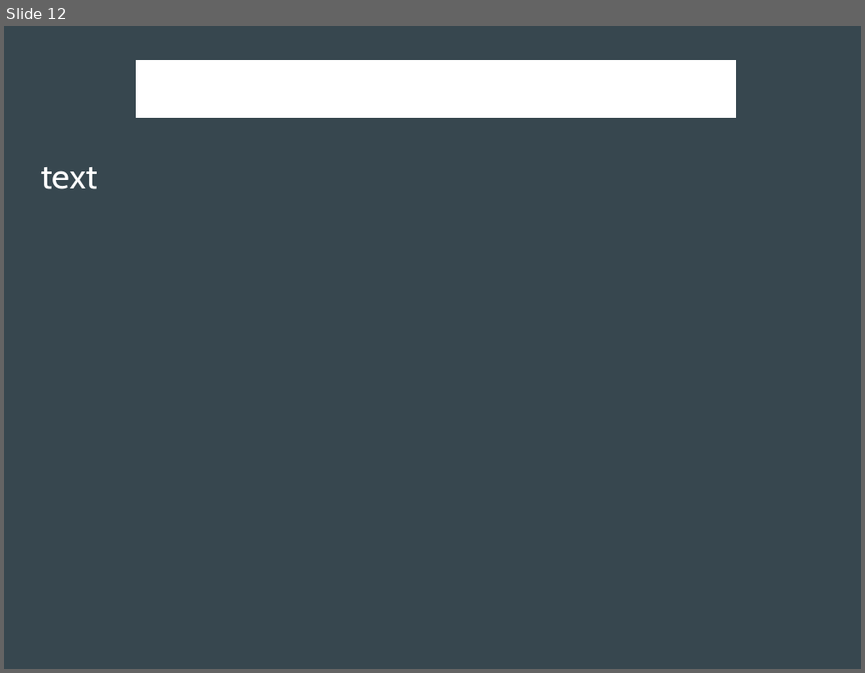
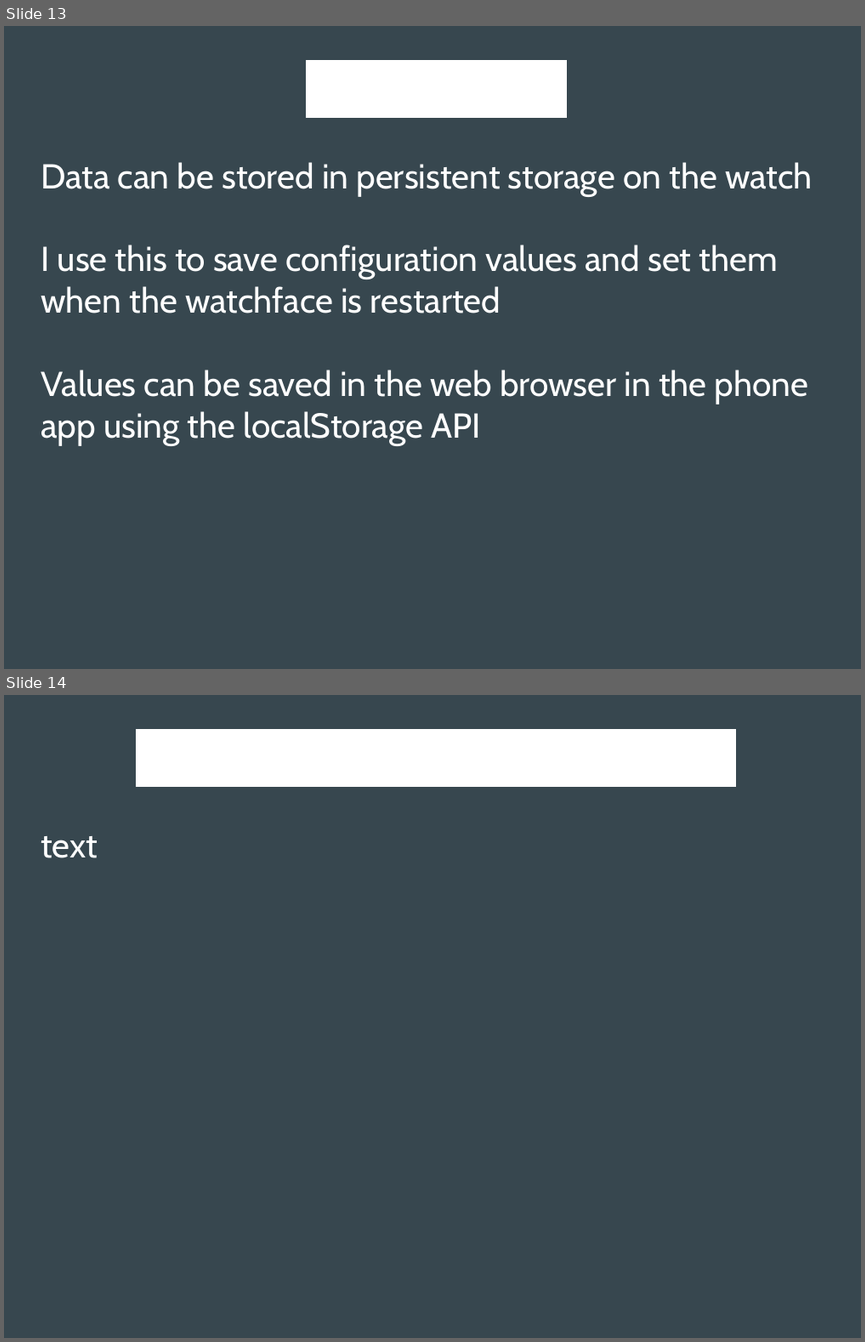
Before and after one commit to kentarchie/PebbleUniforumTalk, a slide deck: PebbleDevTalk.odp. Shown one above the other, each under a label of ours: slide 12 before the commit, slides 13 and 14 after it. The pictures are 865x673 and 865x1342 pixels, drawn with LibreOffice and Linux fonts; fonts in the diff are those of the drawing. Boxes give left, top, right and bottom in pixels: in the first picture for what was removed or moved away, otherwise in the second. Text is boxed around its words. In the diff, an @@ line names an element or a change of style, - is before the commit and + after.

Commit message:
added data structure/communication slides

```diff
--- a/PebbleDevTalk.odp
+++ b/PebbleDevTalk.odp
@@ slide 13 added at (4, 26, 861, 669), background #37474F @@
@@ title added at (306, 61, 567, 119), 44 pt, text #FFFFFF @@
+Data Storage
@@ text added at (41, 162, 812, 445), 32 pt, text #FFFFFF @@
+Data can be stored in persistent storage on the watch
+I use this to save configuration values and set them when the watchface is restarted
+Values can be saved in the web browser in the phone app using the localStorage API
@@ what was slide 12 is now slide 14 @@
```
Also in this commit, not shown: 1 other slide added.
